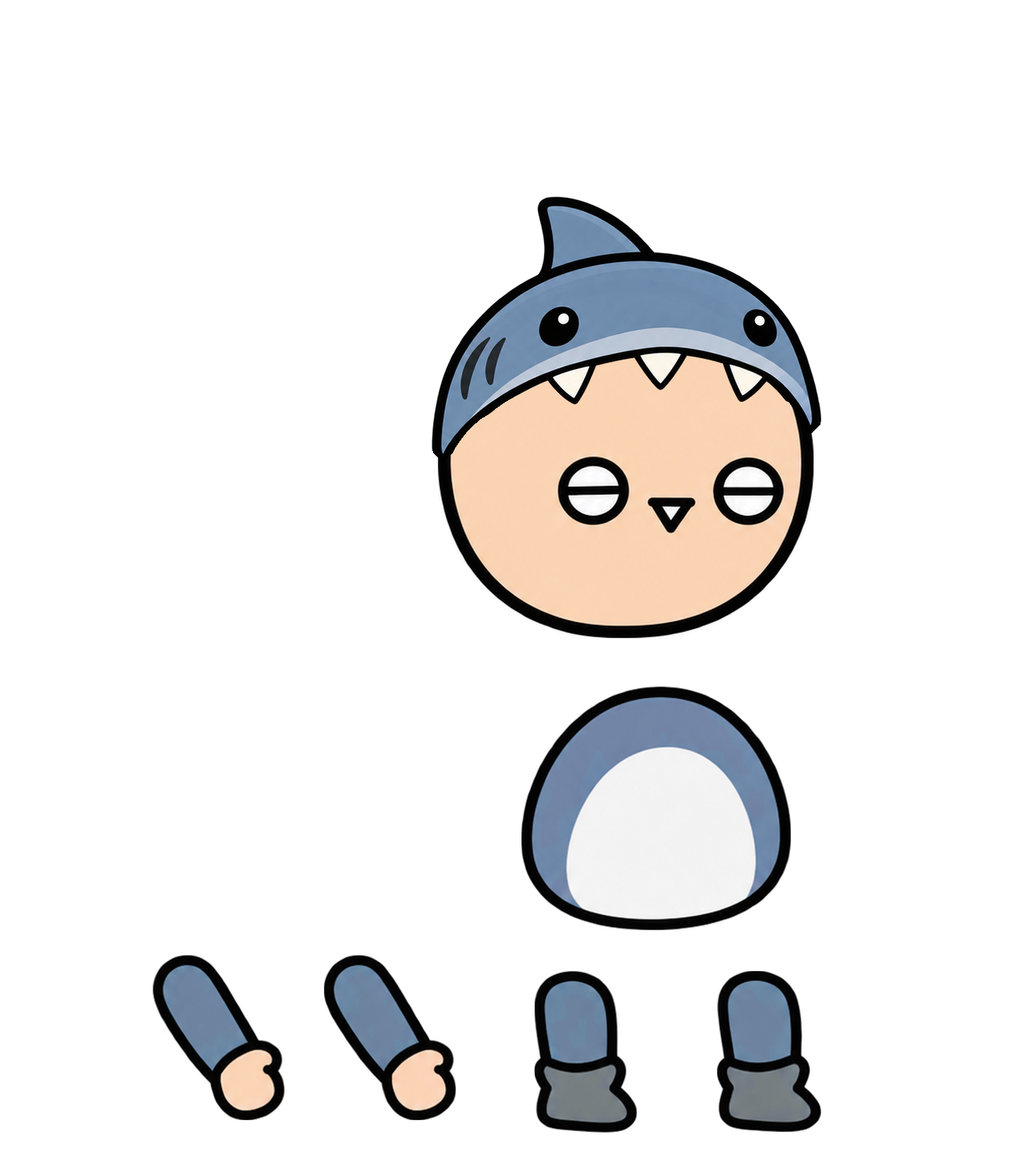
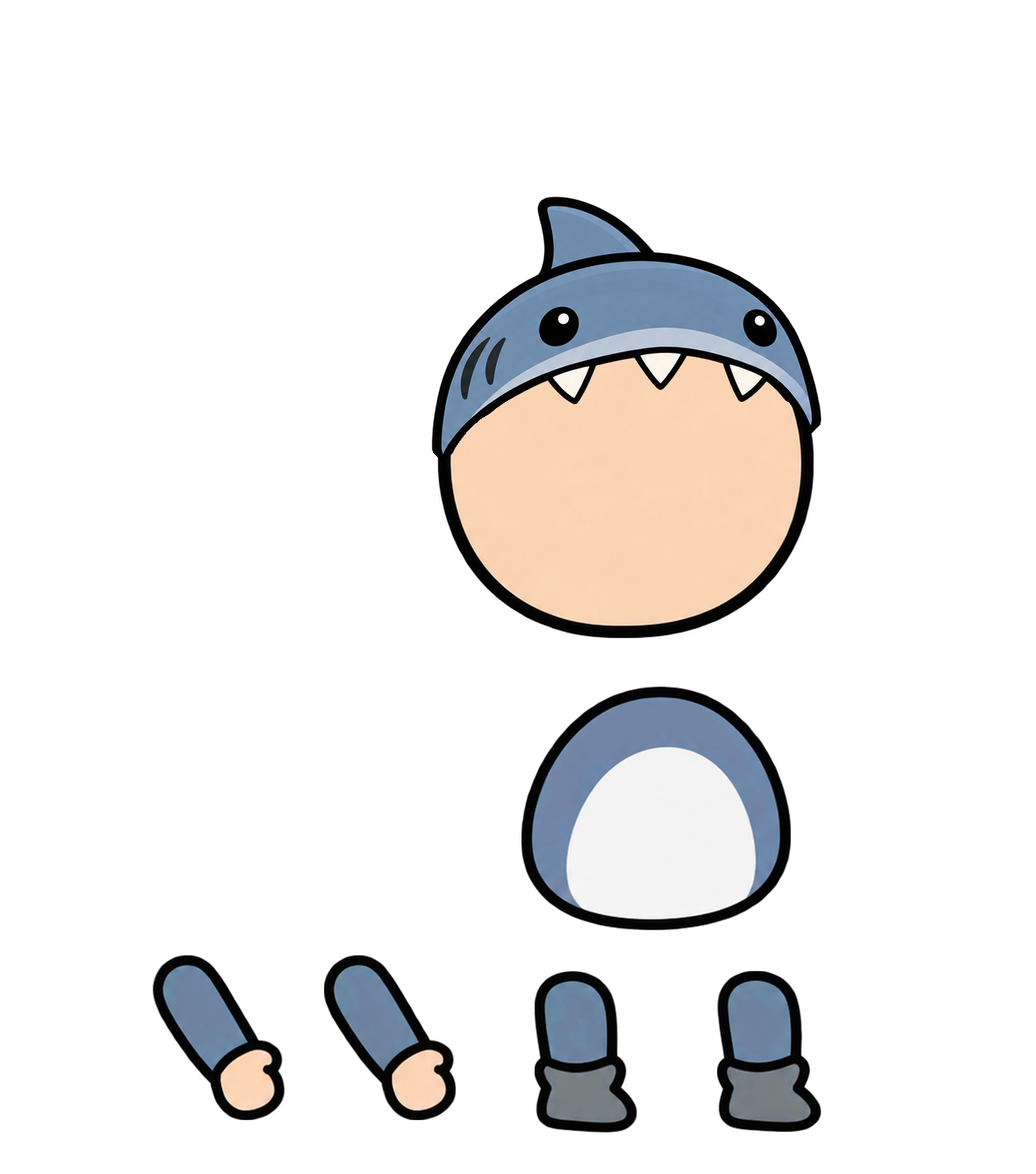
Revision of a layered 1036×1174 image; what changed, layer by layer:
painted on "머리" over [549, 442, 801, 553]
